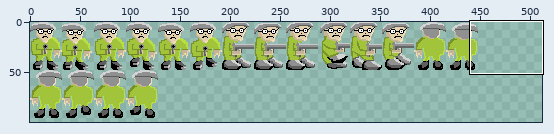
One commit to this sprite sheet: assets/character-sprites.png. Above, an overview of the earlier version with the close-up marked.
Close-up. Before the edit:
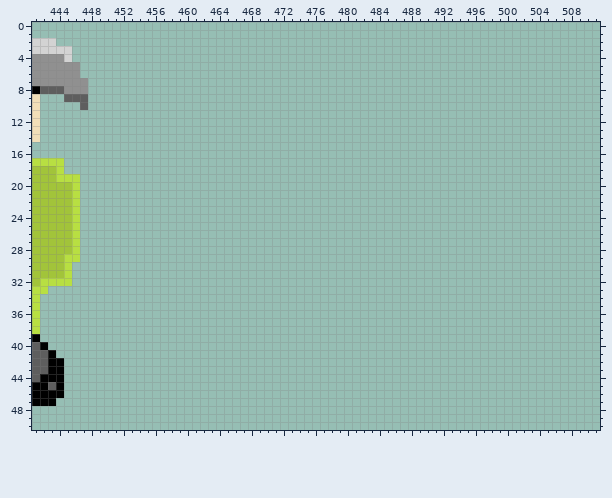
The file is 512x512 pixels. Colours within 5 levels of each other are drawn and written as one. Shown: x 441..511, y 0..50. The wide view leaves out empty margins.
And afterwards:
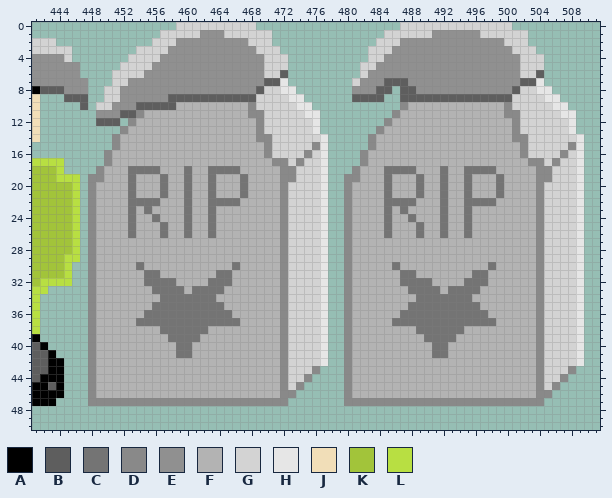
Palette (. is transparent): A #000000  B #5e5e5e  C #747474  D #898989  E #909090  F #b3b3b3  G #d3d3d3  H #e6e6e6  J #f1deb8  K #a2c43a  L #b8df42
Change:
@@ x 441..511 @@
- 0 .......................................................................
- 1 .......................................................................
- 2 GGG....................................................................
- 3 GGGGG..................................................................
- 4 EEEEG..................................................................
- 5 EEEEEE.................................................................
- 6 EEEEEE.................................................................
- 7 EEEEEEE................................................................
- 8 ABBBEEE................................................................
- 9 J...BBB................................................................
-10 J.....B................................................................
-11 J......................................................................
-12 J......................................................................
-13 J......................................................................
-14 J......................................................................
-15 .......................................................................
-16 .......................................................................
-17 LLLL...................................................................
-18 KKKL...................................................................
-19 KKKLLL.................................................................
-20 KKKKKL.................................................................
-21 KKKKKL.................................................................
-22 KKKKKL.................................................................
-23 KKKKKL.................................................................
-24 KKKKKL.................................................................
-25 KKKKKL.................................................................
-26 KKKKKL.................................................................
-27 KKKKKL.................................................................
-28 KKKKKL.................................................................
-29 KKKKLL.................................................................
-30 KKKKL..................................................................
-31 KKKKL..................................................................
-32 KLLLL..................................................................
-33 LL.....................................................................
-34 L......................................................................
-35 L......................................................................
-36 L......................................................................
-37 L......................................................................
-38 L......................................................................
-39 A......................................................................
-40 BA.....................................................................
-41 BBA....................................................................
-42 BBAA...................................................................
-43 BBAA...................................................................
-44 BAAA...................................................................
-45 AABA...................................................................
-46 AAAA...................................................................
-47 AAA....................................................................
+ 0 ..................GGGGGGGGGG..................GGGGGGGGGGGGGG...........
+ 1 ................GGGGGEEEGGGGGG..............GGGGGGEEEEEEGGGGGG.........
+ 2 GGG............GGGEEEEEEEEEGGG.............GGGEEEEEEEEEEEEEGGG.........
+ 3 GGGGG........GGGGEEEEEEEEEEEGGG...........GGGEEEEEEEEEEEEEEEGGG........
+ 4 EEEEG.......GGGGEEEEEEEEEEEEEGGG..........GGEEEEEEEEEEEEEEEEEGGG.......
+ 5 EEEEEE.....GGGGEEEEEEEEEEEEEEGGG.........GGEEEEEEEEEEEEEEEEEEGGG.......
+ 6 EEEEEE....GGGGEEEEEEEEEEEEEEEGGB.........GEEEEEEEEEEEEEEEEEEEGGB.......
+ 7 EEEEEEE...GGEEEEEEEEEEEEEEEEEBBH........GEEEBBBEEEEEEEEEEEEEEBBH.......
+ 8 ABBBEEE..GGEEEEEEEEEEEEEEEEEBGGHH.......EEEBB.BBEEEEEEEEEEEEBGGHH......
+ 9 J...BBB..GGEEEEEEBBBBBBBBBBBGGGGHH......BBBB..BBBBBBBBBBBBBBGGGGHH.....
+10 J.....B.GGEEEBBBBBFFFFFFFFFDGGGGGHH...........DFFFFFFFFFFFFDGGGGGHH....
+11 J.......EEEBBDFFFFFFFFFFFFFDDGGGGGHH.........DFFFFFFFFFFFFFDDGGGGGHH...
+12 J.......BBB.DFFFFFFFFFFFFFFFDGGGGGGH........DFFFFFFFFFFFFFFFDGGGGGGH...
+13 J..........DFFFFFFFFFFFFFFFFDGGGGGGH.......DFFFFFFFFFFFFFFFFDGGGGGGH...
+14 J.........DFFFFFFFFFFFFFFFFFDDGGGGGGH.....DFFFFFFFFFFFFFFFFFDDGGGGGGH..
+15 ..........DFFFFFFFFFFFFFFFFFFDGGGGGDH.....DFFFFFFFFFFFFFFFFFFDGGGGGDH..
+16 .........DFFFFFFFFFFFFFFFFFFFDGGGGDGH....DFFFFFFFFFFFFFFFFFFFDGGGGDGH..
+17 LLLL.....DFFFFFFFFFFFFFFFFFFFFDDGDGGH....DFFFFFFFFFFFFFFFFFFFFDDGDGGH..
+18 KKKL....DFFFCCCCFFFCFFCCCCFFFFFDDGGGH...DFFFCCCCFFFCFFCCCCFFFFFDDGGGH..
+19 KKKLLL.DDFFFCFFFCFFCFFCFFFCFFFFDDGGGH..DDFFFCFFFCFFCFFCFFFCFFFFDDGGGH..
+20 KKKKKL.DFFFFCFFFCFFCFFCFFFCFFFFDGGGGH..DFFFFCFFFCFFCFFCFFFCFFFFDGGGGH..
+21 KKKKKL.DFFFFCFFFCFFCFFCFFFCFFFFDGGGGH..DFFFFCFFFCFFCFFCFFFCFFFFDGGGGH..
+22 KKKKKL.DFFFFCCCCFFFCFFCCCCFFFFFDGGGGH..DFFFFCCCCFFFCFFCCCCFFFFFDGGGGH..
+23 KKKKKL.DFFFFCFCFFFFCFFCFFFFFFFFDGGGGH..DFFFFCFCFFFFCFFCFFFFFFFFDGGGGH..
+24 KKKKKL.DFFFFCFFCFFFCFFCFFFFFFFFDGGGGH..DFFFFCFFCFFFCFFCFFFFFFFFDGGGGH..
+25 KKKKKL.DFFFFCFFFCFFCFFCFFFFFFFFDGGGGH..DFFFFCFFFCFFCFFCFFFFFFFFDGGGGH..
+26 KKKKKL.DFFFFCFFFCFFCFFCFFFFFFFFDGGGGH..DFFFFCFFFCFFCFFCFFFFFFFFDGGGGH..
+27 KKKKKL.DFFFFFFFFFFFFFFFFFFFFFFFDGGGGH..DFFFFFFFFFFFFFFFFFFFFFFFDGGGGH..
+28 KKKKKL.DFFFFFFFFFFFFFFFFFFFFFFFDGGGGH..DFFFFFFFFFFFFFFFFFFFFFFFDGGGGH..
+29 KKKKLL.DFFFFFFFFFFFFFFFFFFFFFFFDGGGGH..DFFFFFFFFFFFFFFFFFFFFFFFDGGGGH..
+30 KKKKL..DFFFFFCFFFFFFFFFFFCFFFFFDGGGGH..DFFFFFCFFFFFFFFFFFCFFFFFDGGGGH..
+31 KKKKL..DFFFFFFCCFFFFFFFCCFFFFFFDGGGGH..DFFFFFFCCFFFFFFFCCFFFFFFDGGGGH..
+32 KLLLL..DFFFFFFCCCCFFFFCCCFFFFFFDGGGGH..DFFFFFFCCCCFFFFCCCFFFFFFDGGGGH..
+33 LL.....DFFFFFFFCCCCFCCCCFFFFFFFDGGGGH..DFFFFFFFCCCCFCCCCFFFFFFFDGGGGH..
+34 L......DFFFFFFFFCCCCCCCFFFFFFFFDGGGGH..DFFFFFFFFCCCCCCCFFFFFFFFDGGGGH..
+35 L......DFFFFFFFCCCCCCCCCFFFFFFFDGGGGH..DFFFFFFFCCCCCCCCCFFFFFFFDGGGGH..
+36 L......DFFFFFFCCCCCCCCCCCFFFFFFDGGGGH..DFFFFFFCCCCCCCCCCCFFFFFFDGGGGH..
+37 L......DFFFFFCCCCCCCCCCCCCFFFFFDGGGGH..DFFFFFCCCCCCCCCCCCCFFFFFDGGGGH..
+38 L......DFFFFFFFFCCCCCCFFFFFFFFFDGGGGH..DFFFFFFFFCCCCCCFFFFFFFFFDGGGGH..
+39 A......DFFFFFFFFFCCCCFFFFFFFFFFDGGGGH..DFFFFFFFFFCCCCFFFFFFFFFFDGGGGH..
+40 BA.....DFFFFFFFFFFCCFFFFFFFFFFFDGGGGH..DFFFFFFFFFFCCFFFFFFFFFFFDGGGGH..
+41 BBA....DFFFFFFFFFFCCFFFFFFFFFFFDGGGGH..DFFFFFFFFFFCCFFFFFFFFFFFDGGGGH..
+42 BBAA...DFFFFFFFFFFFFFFFFFFFFFFFDGGGGH..DFFFFFFFFFFFFFFFFFFFFFFFDGGGGH..
+43 BBAA...DFFFFFFFFFFFFFFFFFFFFFFFDGGGD...DFFFFFFFFFFFFFFFFFFFFFFFDGGGD...
+44 BAAA...DFFFFFFFFFFFFFFFFFFFFFFFDGGD....DFFFFFFFFFFFFFFFFFFFFFFFDGGD....
+45 AABA...DFFFFFFFFFFFFFFFFFFFFFFFDGD.....DFFFFFFFFFFFFFFFFFFFFFFFDGD.....
+46 AAAA...DFFFFFFFFFFFFFFFFFFFFFFFDD......DFFFFFFFFFFFFFFFFFFFFFFFDD......
+47 AAA....DDDDDDDDDDDDDDDDDDDDDDDDD.......DDDDDDDDDDDDDDDDDDDDDDDDD.......
 48 .......................................................................
Changed places in both close-ups, as pixel boxes (x1, y1, x2, y2):
added: (88, 22, 584, 406)
